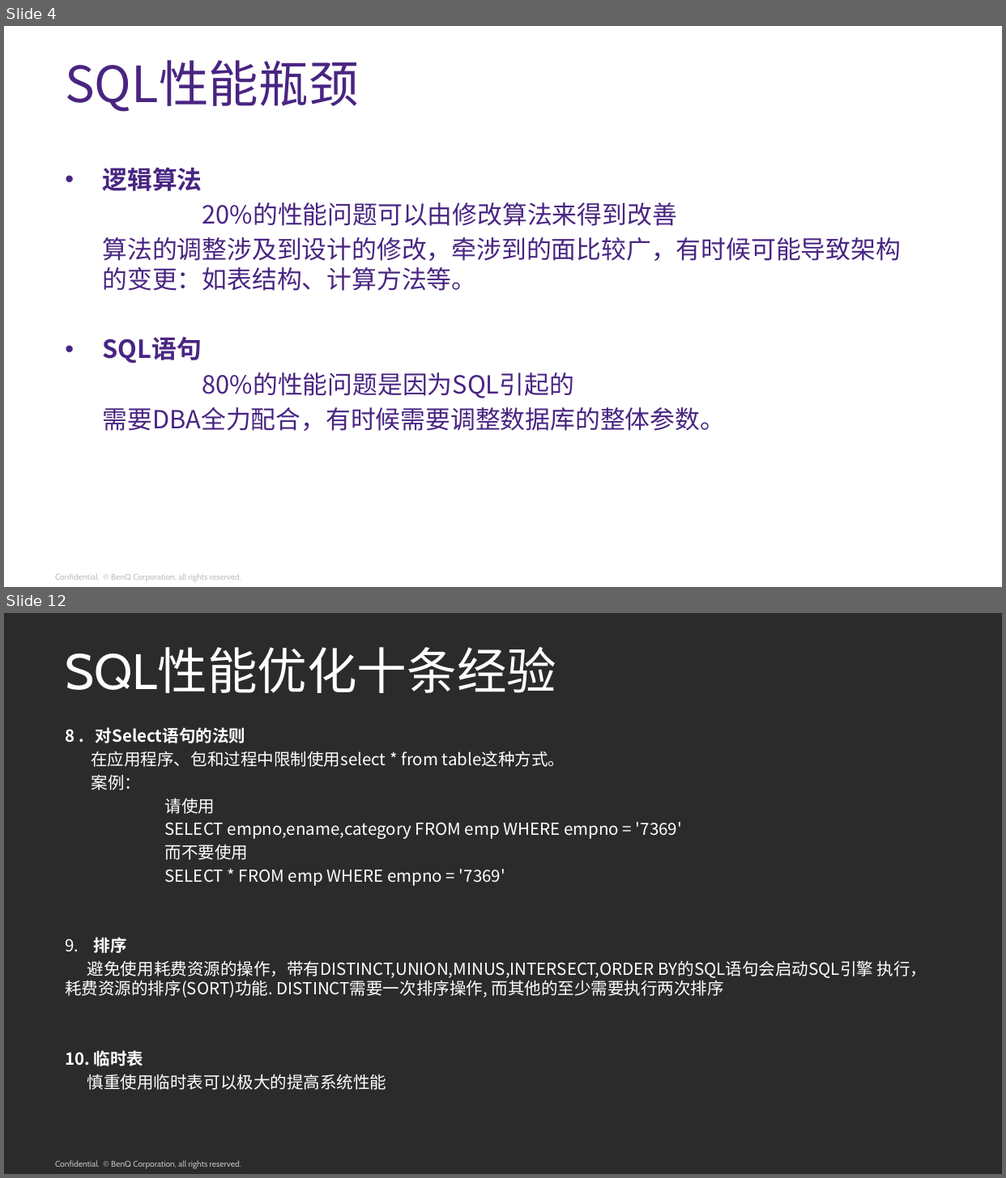
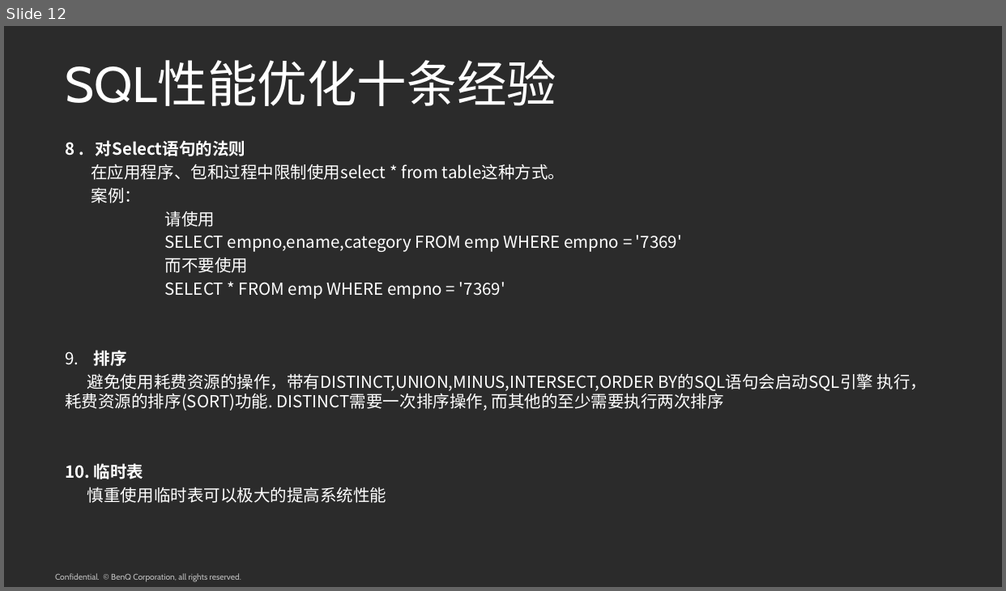
Before and after one commit to youngyeah/doubanCrawler, a slide deck: TehShare/网络爬虫.pptx. Shown one above the other, each under a label of ours: slides 4 and 12 before the commit, slide 12 after it; the slides between them are not shown. The pictures are 1006x1178 and 1006x591 pixels, drawn with LibreOffice and Linux fonts; fonts in the diff are those of the drawing; background and template pictures are left out; a plain dark background stands for a picture behind light text. Boxes give left, top, right and bottom in pixels: in the first picture for what was removed or moved away, otherwise in the second. Text is boxed around its words. In the diff, an @@ line names an element or a change of style, - is before the commit and + after.

```diff
--- a/TehShare/网络爬虫.pptx
+++ b/TehShare/网络爬虫.pptx
@@ slide 4 removed at [4, 26, 1002, 587], background picture (left out); not listed: 1 template element that a slide beside it also shows @@
@@ text removed at [65, 60, 358, 112] @@
-SQL性能瓶颈
@@ text removed at [103, 167, 901, 431] @@
-• 逻辑算法
-20%的性能问题可以由修改算法来得到改善
-算法的调整涉及到设计的修改，牵涉到的面比较广，有时候可能导致架构的变更：如表结构、计算方法等。
-• SQL语句
-80%的性能问题是因为SQL引起的
-需要DBA全力配合，有时候需要调整数据库的整体参数。
```
Also in this commit, not shown: 6 slides changed, 5 slides added, 4 other slides removed.
